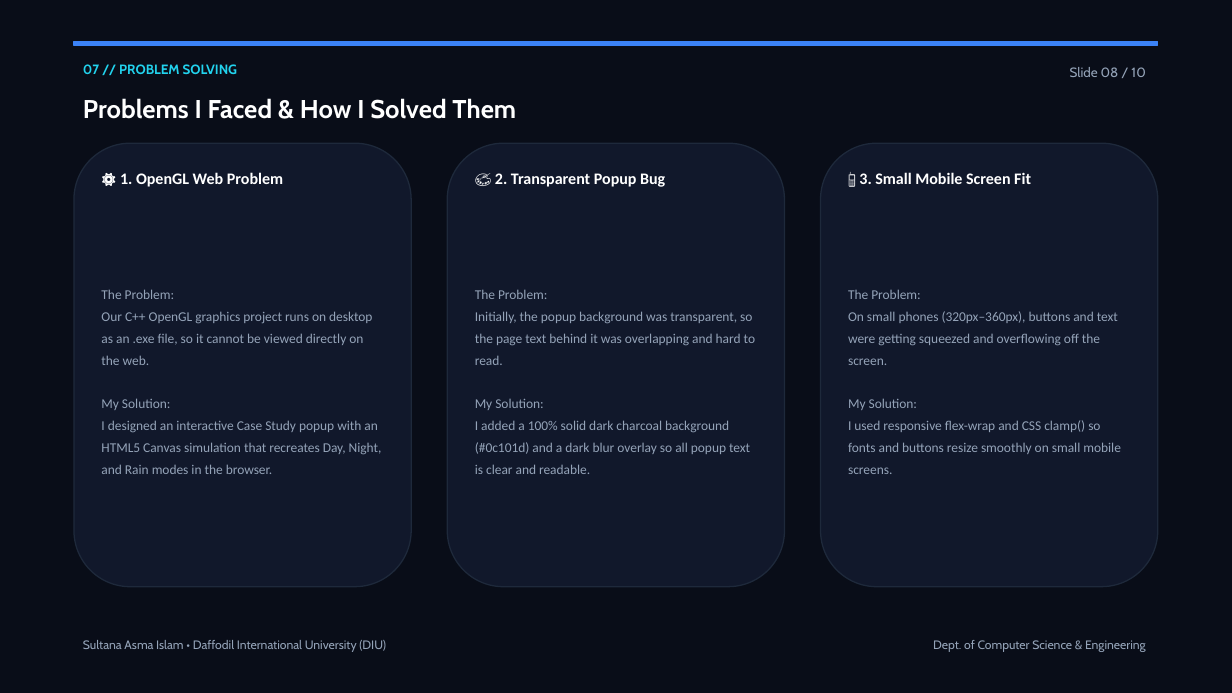
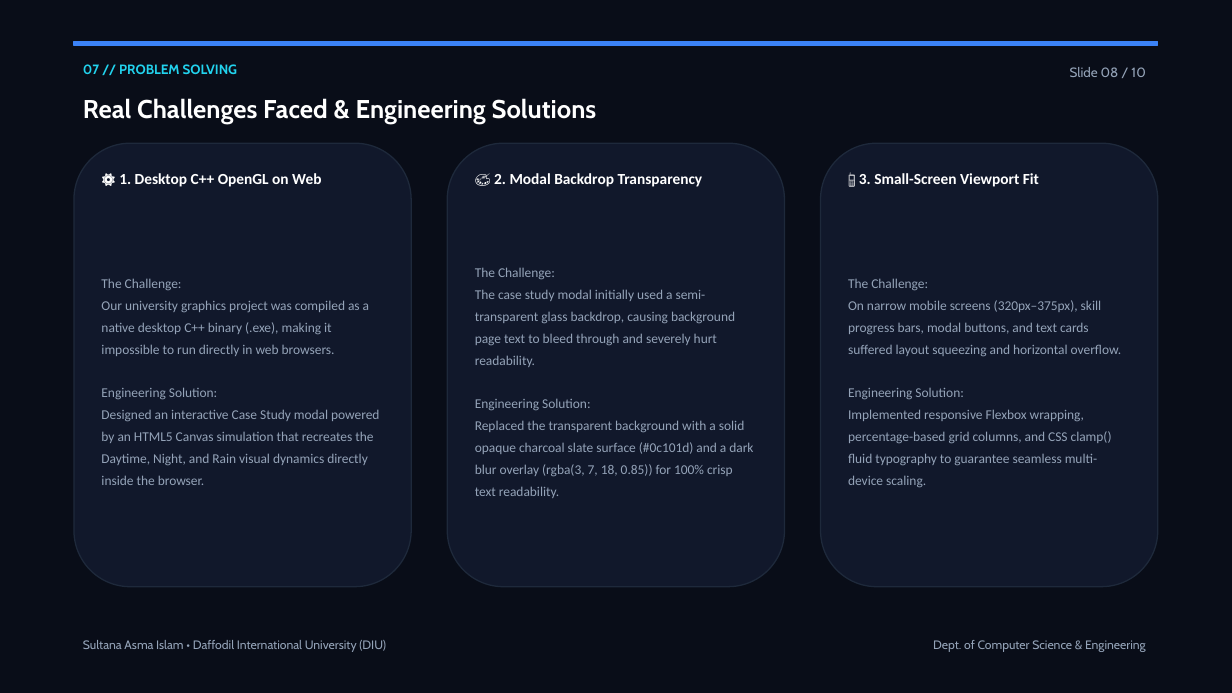
Before and after one commit to Sultana-Asma/sultana-portfolio, a slide deck: slide 8 of My_Portfolio_Presentation_Sultana.pptx. Drawn at 1232x693 pixels with LibreOffice and Linux fonts; fonts in the diff are those of the drawing. Boxes give left, top, right and bottom in pixels: in the first picture for what was removed or moved away, otherwise in the second. Text is boxed around its words. In the diff, an @@ line names an element or a change of style, - is before the commit and + after.

Commit message:
Final review and updates: accurate honeypot & canvas justification, refined sitemap hierarchy, 3 key outputs (hero, skills, modal), 3 future improvements, and consistent verified metrics

```diff
--- a/My_Portfolio_Presentation_Sultana.pptx
+++ b/My_Portfolio_Presentation_Sultana.pptx
@@ text at box(83, 98, 597, 124): text changed @@
-Problems I Faced & How I Solved Them
+Real Challenges Faced & Engineering Solutions
@@ text at box(119, 173, 321, 187): text changed; size 12.5 to 12 pt @@
-⚙️ 1. OpenGL Web Problem
+⚙️ 1. Desktop C++ OpenGL on Web
@@ text at box(494, 173, 703, 187): text changed; size 12.5 to 12 pt @@
-🎨 2. Transparent Popup Bug
+🎨 2. Modal Backdrop Transparency
@@ text at box(859, 173, 1039, 187): text changed; size 12.5 to 12 pt @@
-📱 3. Small Mobile Screen Fit
+📱 3. Small-Screen Viewport Fit
@@ text at box(475, 267, 753, 498): text changed @@
-The Problem:
-Initially, the popup background was transparent, so the page text behind it was overlapping and hard to read.
-My Solution:
-I added a 100% solid dark charcoal background (#0c101d) and a dark blur overlay so all popup text is clear and readable.
+The Challenge:
+The case study modal initially used a semi-transparent glass backdrop, causing background page text to bleed through and severely hurt readability.
+Engineering Solution:
+Replaced the transparent background with a solid opaque charcoal slate surface (#0c101d) and a dark blur overlay (rgba(3, 7, 18, 0.85)) for 100% crisp text readability.
@@ text at box(101, 278, 379, 485): text changed @@
-The Problem:
-Our C++ OpenGL graphics project runs on desktop as an .exe file, so it cannot be viewed directly on the web.
-My Solution:
-I designed an interactive Case Study popup with an HTML5 Canvas simulation that recreates Day, Night, and Rain modes in the browser.
+The Challenge:
+Our university graphics project was compiled as a native desktop C++ binary (.exe), making it impossible to run directly in web browsers.
+Engineering Solution:
+Designed an interactive Case Study modal powered by an HTML5 Canvas simulation that recreates the Daytime, Night, and Rain visual dynamics directly inside the browser.
@@ text at box(848, 278, 1121, 487): text changed @@
-The Problem:
-On small phones (320px–360px), buttons and text were getting squeezed and overflowing off the screen.
-My Solution:
-I used responsive flex-wrap and CSS clamp() so fonts and buttons resize smoothly on small mobile screens.
+The Challenge:
+On narrow mobile screens (320px–375px), skill progress bars, modal buttons, and text cards suffered layout squeezing and horizontal overflow.
+Engineering Solution:
+Implemented responsive Flexbox wrapping, percentage-based grid columns, and CSS clamp() fluid typography to guarantee seamless multi-device scaling.
```
Also in this commit, not shown: 9 other slides changed, 7 other files.
